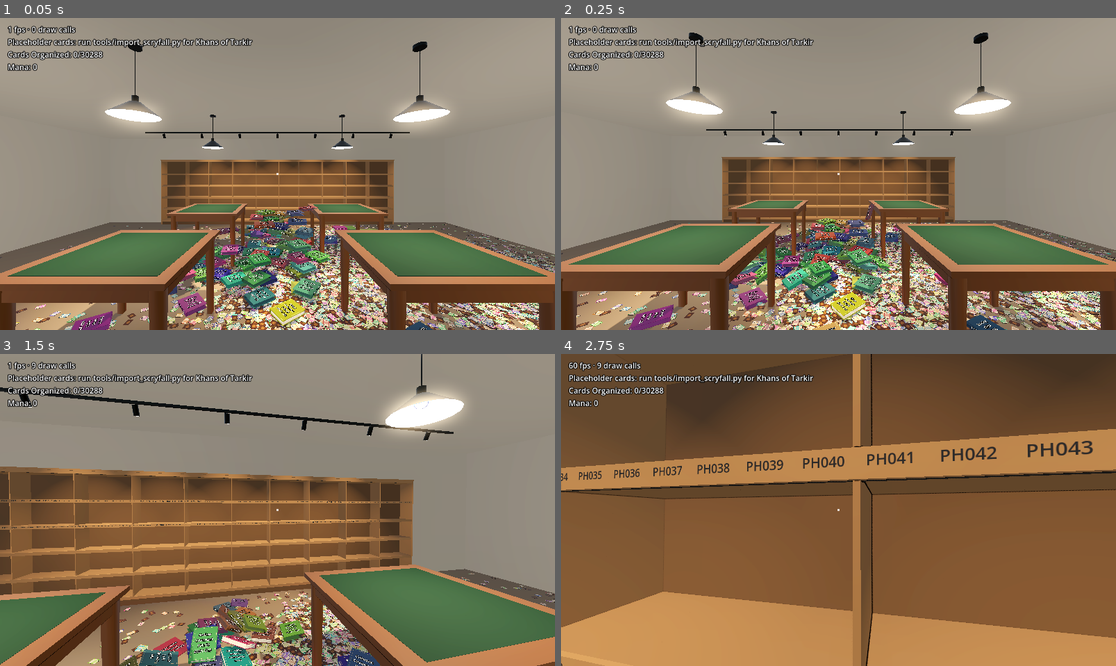
Above: before the commit, frames 1-4 (two rows, left to right).
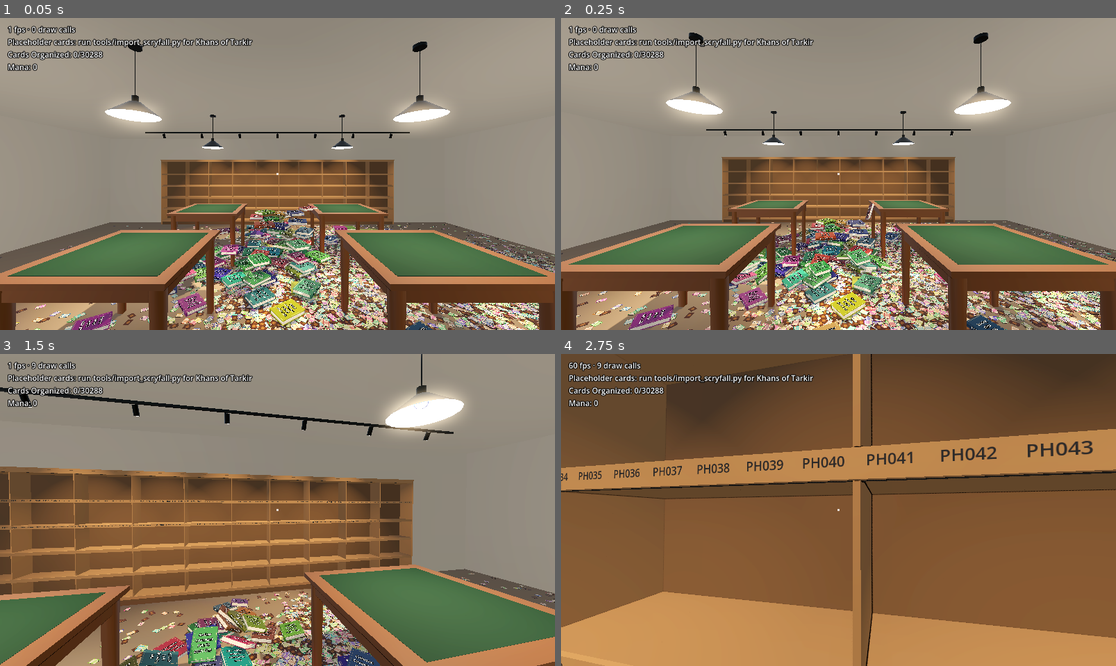
Above: after the commit, the same moments.

Repository: brian-kujawski/cracknstack
Game: Godot game, scene res://scenes/main.tscn
The game is run twice, just before and just after one commit, with the same random seed, the same clock (stepped at 60 frames per second) and the same inputs.
Inputs (mouse positions are in pixels of both pictures, inside the frame that each line leads up to):
- Up to frame 1 (0.05 s): no input
- Up to frame 2 (0.25 s): no input
- Up to frame 3 (1.5 s): tap Enter at 0.5 s; move the mouse to (271, 516) at 0.52 s; hold W (move_forward) from 0.53 s (still down); tap Ctrl (crouch) at 0.6 s; click (271, 516) at 0.67 s; move the mouse to (316, 513) at 1.27 s; tap Mouse wheel down (flip_next) at 1.35 s
- Up to frame 4 (2.75 s): keep holding W (move_forward); move the mouse to (794, 506) at 2.02 s; tap Mouse wheel up (flip_previous) at 2.1 s

The runs differ from the first frame. In frame 1, 0.9% of the frame differs, in the area x 13-78%, y 60-100%; in frame 2, 0.9%, in the area x 12-85%, y 59-100%; in frame 3, 0.3%; in frame 4, nothing differs.

Commit message:
Stop the curtains above the sill; draw binder details at any distance
Co-Authored-By: Claude Opus 5.5 (1M context) <noreply@anthropic.com>
Claude-Session: https://claude.ai/code/session_01VSWcKbtZt9F9DpbVEcjKxB

Diff:
--- a/scripts/binders/binder.gd
+++ b/scripts/binders/binder.gd
@@ -47,12 +47,17 @@
 
 ## The look of a closed binder: two stiff leather covers a little larger than
 ## the pages, a rounded spine with two raised bands, a stack of sleeve pages,
-## and three metal rings by the spine. Details past this distance are hidden.
+## and three metal rings by the spine.
 const COVER_BOARD := 0.004
 const PAGE_INSET := Vector2(0.007, 0.008) # page edge to cover edge (x, y)
 const RING_X := -COVER.x / 2 + 0.021
 const RING_ZS := [-0.1, 0.0, 0.1]
-const DETAIL_RANGE := 3.0
+## How far away the pages, rings and stitching stop being drawn; 0 draws
+## them at any distance. A cut-off (around 3 m) saves a draw call per binder
+## out of range but pops visibly as you walk, so it's off by default. It
+## belongs in a future low-quality graphics option for players short on
+## frame rate.
+const DETAIL_RANGE := 0.0
 
 ## Shared by every binder: the leather (one per-binder material) and the
 ## details (pages, rings, stitching; shared materials). Built on first use.
--- a/scripts/store/store_builder.gd
+++ b/scripts/store/store_builder.gd
@@ -220,7 +220,8 @@
 		rod.position = Vector3(x, rod_y, DEPTH - CURTAIN_Z)
 		add_child(rod)
 		var curtain_width := size.x / 2 + 0.2
-		var drop := rod_y - (WINDOW_SILL - 0.12)
+		# The curtains stop just clear of the sill.
+		var drop := rod_y - (WINDOW_SILL + 0.025)
 		for side in [-1, 1]:
 			var curtain := MeshInstance3D.new()
 			curtain.mesh = _curtain_mesh(curtain_width, drop)
